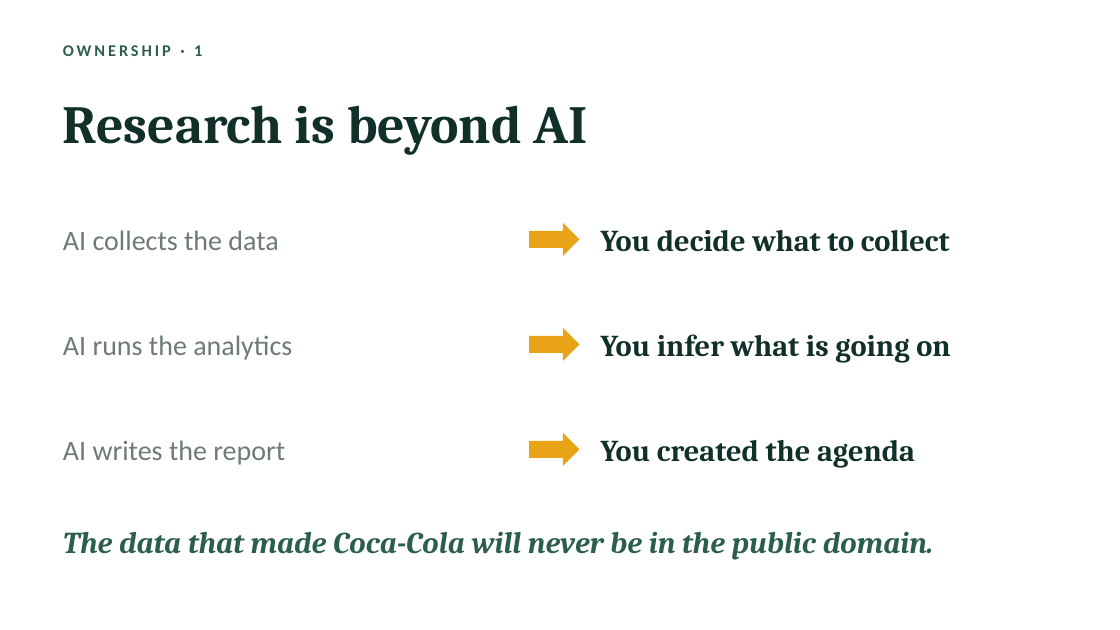
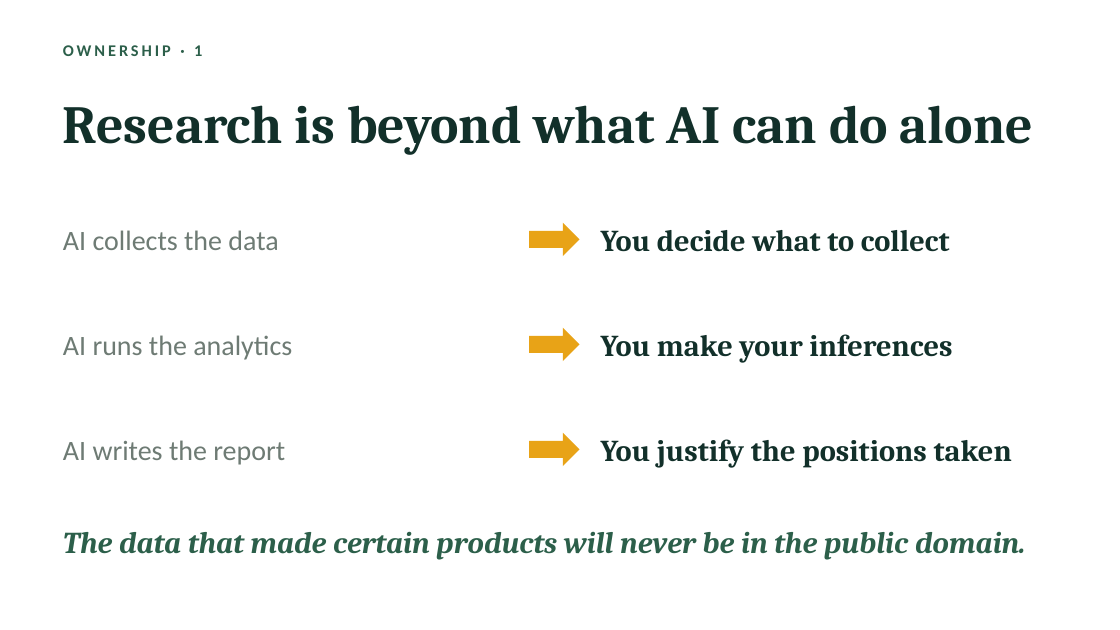
Before and after one commit to RAINigeria/study, a slide deck: slide 16 of iesa.pptx (slide 14 before the commit). Drawn at 1120x630 pixels with LibreOffice and Linux fonts; fonts in the diff are those of the drawing. Boxes give left, top, right and bottom in pixels: in the first picture for what was removed or moved away, otherwise in the second. Text is boxed around its words. In the diff, an @@ line names an element or a change of style, - is before the commit and + after.

```diff
--- a/iesa.pptx
+++ b/iesa.pptx
@@ text at <box>63,105,1033,155</box>: text changed @@
-Research is beyond AI
+Research is beyond what AI can do alone
@@ text at <box>601,334,952,363</box>: text changed @@
-You infer what is going on
+You make your inferences
@@ text at <box>601,439,1012,468</box>: text changed @@
-You created the agenda
+You justify the positions taken
@@ text at <box>63,532,1025,560</box>: text changed @@
-The data that made Coca-Cola will never be in the public domain.
+The data that made certain products will never be in the public domain.
```
Also in this commit, not shown: 15 other slides changed, 2 slides added, 1 other file.
